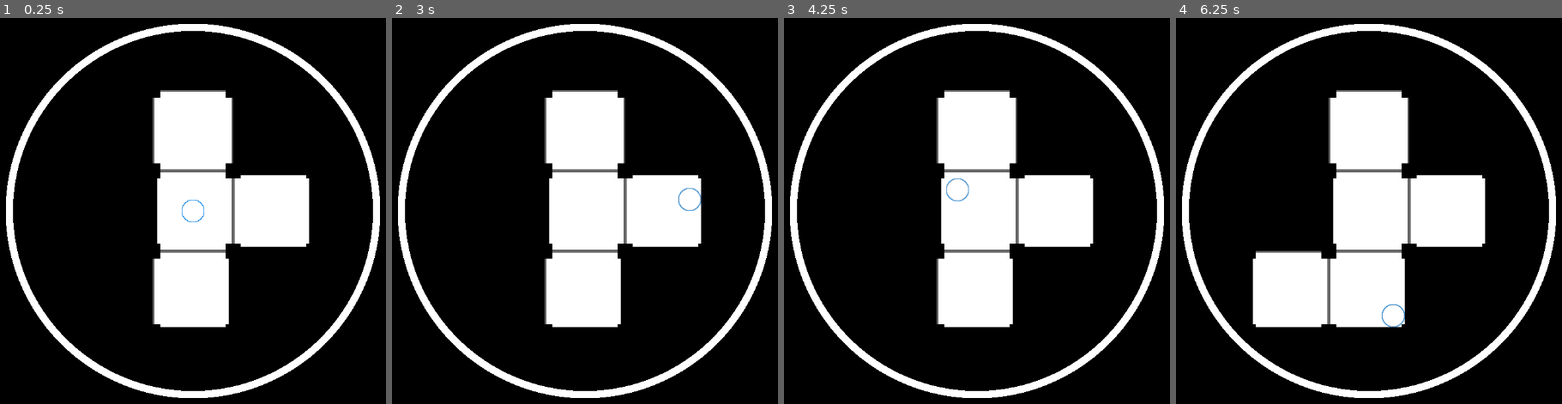
Above: before the commit, frames 1-4 (left to right).
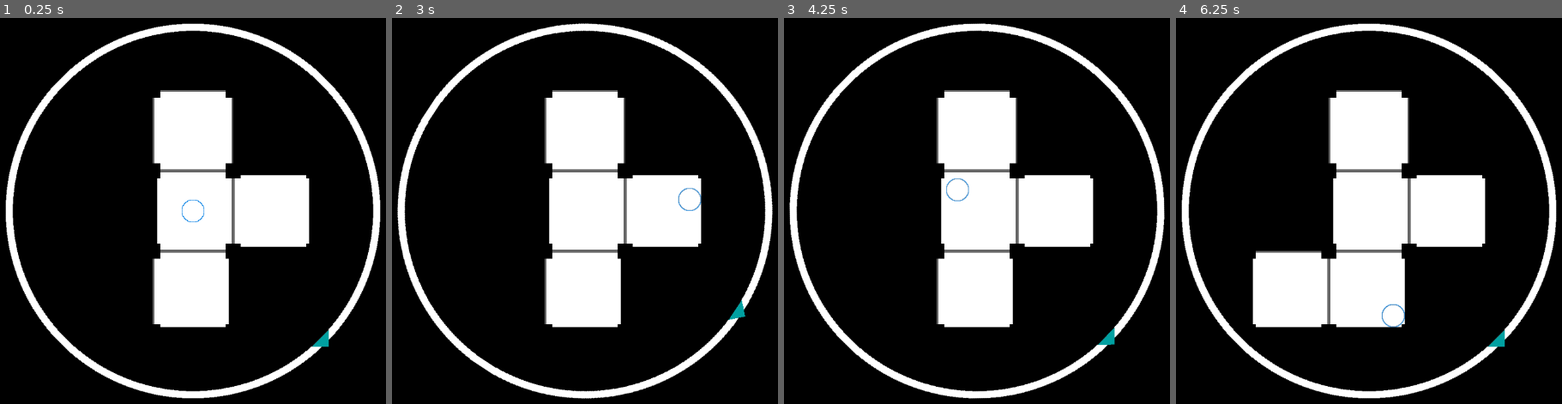
Above: after the commit, the same moments.

Repository: entityJY/hyperedi
Game: Godot game, scene res://hyperplane_dungeon/dungeon.tscn
Same seed, same stepped clock (60 frames per second), same inputs: the game is played once before the commit and once after it. The project has no main scene, so this scene is started directly.
Inputs:
- Up to frame 1 (0.25 s): no input
- Up to frame 2 (3 s): tap Enter at 0.5, 2.75 s; hold D (right) 0.53-1.28 s; hold S (down) 1.28-2.03 s; tap Space at 2 s; hold D (right) 2.03-2.78 s; hold W (up) from 2.78 s (still down)
- Up to frame 3 (4.25 s): tap Space at 3.5 s; release W (up) at 3.53 s; hold A (left) from 3.53 s (still down)
- Up to frame 4 (6.25 s): tap Enter at 5 s; release A (left) at 5.03 s; hold S (down) 5.03-5.78 s; hold D (right) from 5.78 s (still down)

The runs differ from the first frame. In frame 1, 1.1% of the frame differs, in the area x 1-99%, y 1-99%; in frame 2, 1.0%; in frame 3, 1.0%; in frame 4, 1.1%.

Commit message:
feat: add compass, doesn't really work

Diff:
--- /dev/null
+++ b/hyperplane_dungeon/compass.gd
@@ -0,0 +1,51 @@
+extends Sprite2D
+class_name Compass
+
+
+@export var player: Player
+var current_tile: Tile
+var facing_direction: int = 0
+
+
+# Called every frame. 'delta' is the elapsed time since the previous frame.
+func _process(_delta: float) -> void:
+	var player_position = Vector2(wrapf(player.position.x, -135, 135), wrapf(player.position.y, -135, 135))
+
+	if !is_instance_valid(current_tile): return
+
+	for step in current_tile.hyperplane_node.coordinates:
+		match step:
+			HyperPlane.Steps.C: break
+			HyperPlane.Steps.L:
+				facing_direction = wrapi(facing_direction + 1, 0, 4)
+				player_position = advance_player_position(player_position)
+			HyperPlane.Steps.F:
+				player_position = advance_player_position(player_position)
+			HyperPlane.Steps.R:
+				facing_direction = wrapi(facing_direction - 1, 0, 4)
+				player_position = advance_player_position(player_position)
+			HyperPlane.Steps.E:
+				facing_direction = 0
+				player_position.x += 135
+			HyperPlane.Steps.N:
+				facing_direction = 1
+				player_position.y -= 135
+			HyperPlane.Steps.W:
+				facing_direction = 2
+				player_position.x -= 135
+			HyperPlane.Steps.S:
+				facing_direction = 3
+				player_position.y += 135
+
+	var angle_to_center = player_position.angle() - current_tile.rotation
+	print(player_position)
+	rotation = angle_to_center
+
+
+func advance_player_position(curr_position: Vector2) -> Vector2:
+	match facing_direction:
+		0: curr_position.x += 135
+		1: curr_position.y -= 135
+		2: curr_position.x -= 135
+		3: curr_position.y += 135
+	return curr_position
--- a/hyperplane_dungeon/dungeon.gd
+++ b/hyperplane_dungeon/dungeon.gd
@@ -4,6 +4,7 @@
 @export var tile_resource: PackedScene
 @export var player: Player
 @export var debug_label: RichTextLabel
+@export var compass: Compass
 
 @export var depth: int = 2
 
@@ -13,13 +14,11 @@
 	[null, null, null]
 ]
 
+signal game_won()
+
 # Called when the node enters the scene tree for the first time.
 func _ready() -> void:
 	initialize_level()
-
-# Called every frame. 'delta' is the elapsed time since the previous frame.
-func _process(_delta: float) -> void:
-	pass
 
 
 func disable_tile(tile: Tile) -> void:
@@ -44,6 +43,8 @@
 		wall.process_mode = Node.PROCESS_MODE_DISABLED
 
 func enable_neighbor_tiles(tile: Tile):
+
+	compass.current_tile = tile
 
 	debug_label.text = "Current tile: " + tile.hyperplane_node.get_coordinates_nice() + "\n\n+-+-+-+-+\n\n"
 	debug_label.text += "Reachable Neighbors:\n" + tile.hyperplane_node.get_neighbors_nice() + "\n+-+-+-+-+\n\nReachable Neighbors:\n---------\n"
@@ -127,6 +128,10 @@
 
 		tile.body_entered.connect(enable_neighbor_tiles)
 
+		if node.coordinates == [HyperPlane.Steps.C]:
+			tile.background.modulate = Color.AQUA
+			wait_for_win(tile)
+
 	var starting_tile: Tile
 	while true:
 		starting_tile = hyperplane.cell_hashmap.values().pick_random().tile
@@ -144,3 +149,8 @@
 	if body != player:
 		return
 	body.position.x = -185 * sign(body.position.x)
+
+func wait_for_win(center_tile: Tile) -> void:
+	await center_tile.body_entered
+	print("player won!")
+	game_won.emit()
--- a/hyperplane_dungeon/dungeon.tscn
+++ b/hyperplane_dungeon/dungeon.tscn
@@ -3,6 +3,7 @@
 [ext_resource type="Script" uid="uid://buxw3aomrn0jd" path="res://hyperplane_dungeon/dungeon.gd" id="1_2aay1"]
 [ext_resource type="PackedScene" uid="uid://spoimkjbcyv0" path="res://hyperplane_dungeon/tile.tscn" id="2_wr07t"]
 [ext_resource type="PackedScene" uid="uid://km87gubjh8f7" path="res://player/player.tscn" id="3_3j2vp"]
+[ext_resource type="Script" uid="uid://ddleohfmvmqec" path="res://hyperplane_dungeon/compass.gd" id="4_plkp4"]
 
 [sub_resource type="Gradient" id="Gradient_wr07t"]
 colors = PackedColorArray(0, 0, 0, 1, 0, 0, 0, 1)
@@ -29,11 +30,12 @@
 [sub_resource type="RectangleShape2D" id="RectangleShape2D_3j2vp"]
 size = Vector2(4, 405)
 
-[node name="Dungeon" type="Node2D" unique_id=2012150868 node_paths=PackedStringArray("player", "debug_label")]
+[node name="Dungeon" type="Node2D" unique_id=2012150868 node_paths=PackedStringArray("player", "debug_label", "compass")]
 script = ExtResource("1_2aay1")
 tile_resource = ExtResource("2_wr07t")
 player = NodePath("Player")
 debug_label = NodePath("Label")
+compass = NodePath("Compass")
 
 [node name="Camera2D" type="Camera2D" parent="." unique_id=1442836835]
 
@@ -44,8 +46,15 @@
 
 [node name="Player" parent="." unique_id=953885872 instance=ExtResource("3_3j2vp")]
 
-[node name="Compass" type="Sprite2D" parent="." unique_id=2117876366]
+[node name="Compass" type="Sprite2D" parent="." unique_id=2117876366 node_paths=PackedStringArray("player")]
 texture = SubResource("GradientTexture2D_pr5yw")
+script = ExtResource("4_plkp4")
+player = NodePath("../Player")
+
+[node name="Polygon2D" type="Polygon2D" parent="Compass" unique_id=1107559738]
+position = Vector2(302, 0)
+color = Color(0, 0.6310074, 0.6318191, 1)
+polygon = PackedVector2Array(0, 20, 0, -20, 20, 0)
 
 [node name="TopDownWalls" type="Area2D" parent="." unique_id=1194128046]
 
--- a/hyperplane_dungeon/tile.gd
+++ b/hyperplane_dungeon/tile.gd
@@ -5,6 +5,7 @@
 ## array of disable able walls in order of E, N, W, S
 @export var walls: Array[StaticBody2D]
 @export var label: Label
+@export var background: Sprite2D
 
 var grid_position: Vector2i
 var hyperplane_node: HyperPlaneNode
--- a/hyperplane_dungeon/tile.tscn
+++ b/hyperplane_dungeon/tile.tscn
@@ -21,10 +21,11 @@
 [sub_resource type="RectangleShape2D" id="RectangleShape2D_kwjmu"]
 size = Vector2(130, 10)
 
-[node name="Tile" type="Node2D" unique_id=1757197444 node_paths=PackedStringArray("walls", "label")]
+[node name="Tile" type="Node2D" unique_id=1757197444 node_paths=PackedStringArray("walls", "label", "background")]
 script = ExtResource("1_8jusb")
 walls = [NodePath("0"), NodePath("1"), NodePath("2"), NodePath("3")]
 label = NodePath("Label")
+background = NodePath("Background")
 
 [node name="Border" type="Sprite2D" parent="." unique_id=1258669480]
 modulate = Color(0.40069774, 0.40069774, 0.40069768, 1)
Not shown, added: hyperplane_dungeon/compass.gd.uid
